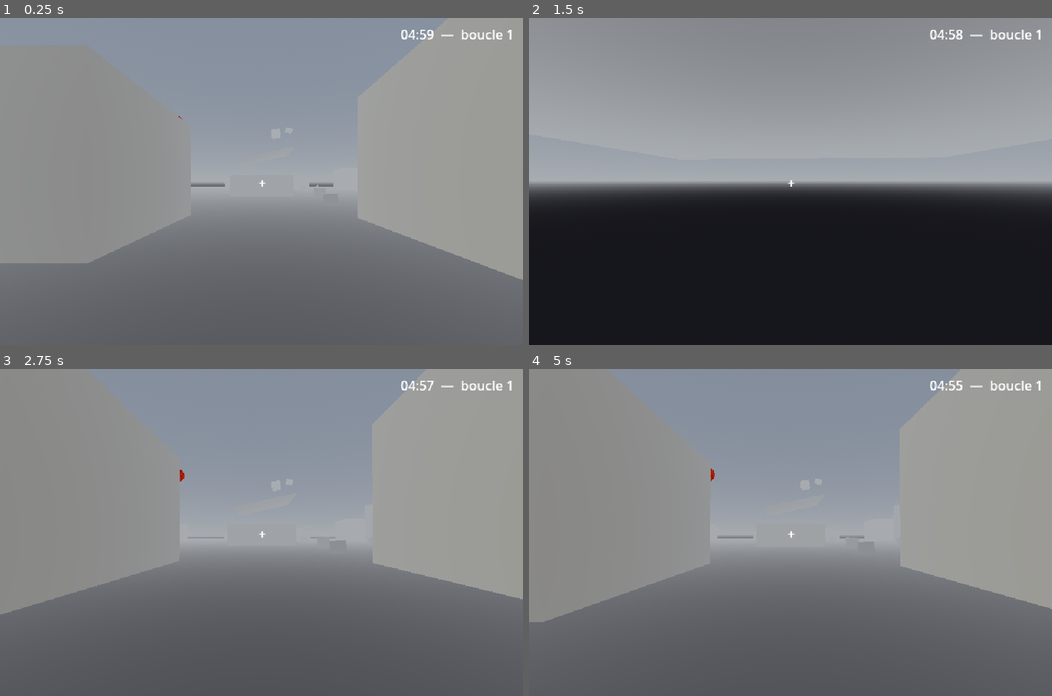
Above: before the commit, frames 1-4 (two rows, left to right).
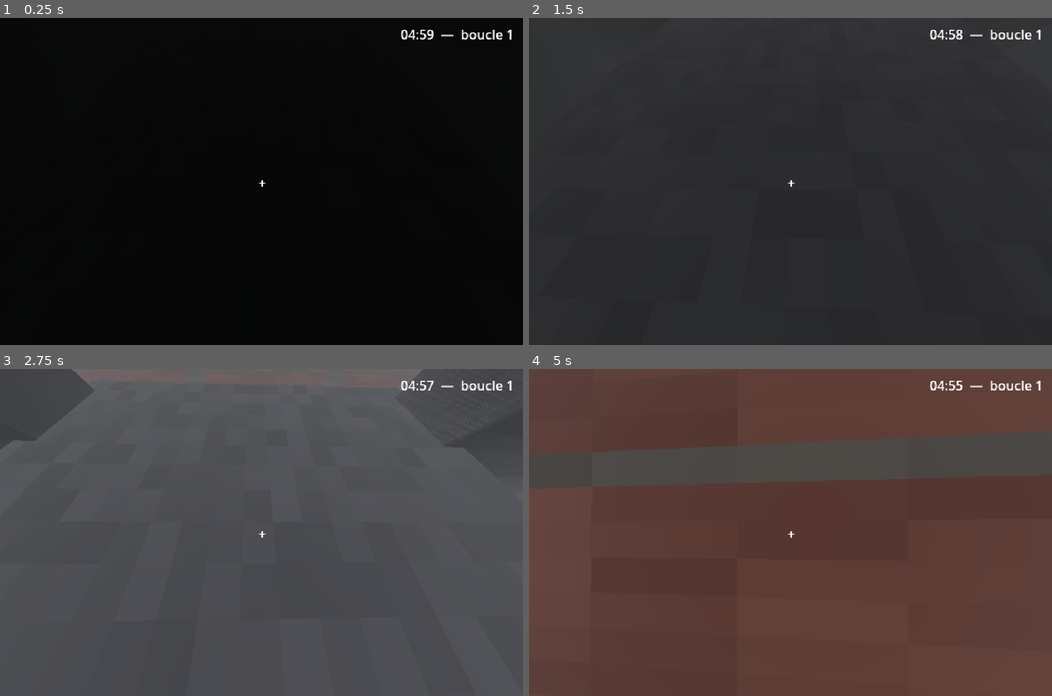
Above: after the commit, the same moments.

Repository: mikaJ7169/Skyburden
Game: Godot game, scene res://scenes/main.tscn
Two runs of this game, one before a commit and one after it. Both use one fixed random seed, a clock stepped at 60 frames per second and the inputs below.
Inputs (mouse positions are in pixels of both pictures, inside the frame that each line leads up to):
- Up to frame 1 (0.25 s): no input
- Up to frame 2 (1.5 s): tap Enter at 0.5, 1.35 s; move the mouse to (816, 181) at 0.52 s; hold W from 0.53 s (still down); tap E at 0.6 s; click (816, 181) at 0.67 s; tap Space at 0.77 s; move the mouse to (764, 181) at 1.27 s; click (764, 181) at 1.42 s
- Up to frame 3 (2.75 s): keep holding W; tap Space at 1.52 s; move the mouse to (271, 525) at 2.02 s; tap Keypad Enter at 2.1 s; click (271, 525) at 2.17 s
- Up to frame 4 (5 s): keep holding W; move the mouse to (785, 539) at 2.77 s; tap E at 2.85 s; click (785, 539) at 2.92 s; tap Space at 3.02, 3.77, 4.52 s; move the mouse to (827, 535) at 3.52 s; tap Enter at 3.6 s; click (827, 535) at 3.67 s; move the mouse to (748, 529) at 4.27 s; tap Keypad Enter at 4.35 s; click (748, 529) at 4.42 s

The runs differ from the first frame. In frame 1, 100% of the frame differs, in the area x 0-100%, y 0-100%; in frame 2, 53%; in frame 3, 73%; in frame 4, 100%.
Error before the commit: Cannot call method 'force_raycast_update' on a null value. (res://scripts/player.gd:38)
Error after the commit: Cannot call method 'force_raycast_update' on a null value. (res://scripts/player.gd:50)

Commit message:
Sous-sol de départ, collision explicite, textures procédurales, plus de props
- le joueur démarre dans le sous-sol (réveil fondu depuis le noir), prend la lampe à huile (E)
- rampe/escalier remontant par un puits jusqu'à Cendreval ; à chaque boucle, retour au sous-sol
- sol et bâtiments en StaticBody3D explicites (BoxShape3D) : plus de chute à travers le sol
- textures procédurales 64px (pierre, brique, béton, sol, bois, métal) en nearest
- Cendreval enrichie : lampadaires néon vert pâle, piliers, portes sans issue, gravats, débris flottants
- nouveau : scripts/builder.gd, scripts/textures.gd, scripts/oil_lamp.gd, scenes/zones/sous_sol.*
- player : lampe portée (OmniLight3D), floor_max_angle 60° pour la rampe
- HUD : fondu depuis le noir à chaque début de boucle
- gdparse + gdlint clean, 25 refs res:// résolues

Co-authored-by: mikaJ7169 <mikaJ7169@users.noreply.github.com>

Diff:
--- a/game/scenes/main.gd
+++ b/game/scenes/main.gd
@@ -1,13 +1,14 @@
 extends Node3D
 
 const PLAYER_SCENE := "res://scenes/player.tscn"
+const SOUS_SOL_SCENE := "res://scenes/zones/sous_sol.tscn"
 const CENDREVAL_SCENE := "res://scenes/zones/cendreval.tscn"
 const BEN_SCENE := "res://scenes/npc/ben.tscn"
 const HUD_SCENE := "res://scenes/ui/hud.tscn"
 const SKY_MANAGER_SCRIPT := "res://scripts/sky_manager.gd"
 
-const PLAYER_SPAWN := Vector3(0.0, 1.2, 40.0)
-const BEN_POSITION := Vector3(0.0, 0.0, 0.0)
+const PLAYER_SPAWN := Vector3(0.0, -7.5, 9.0)
+const BEN_POSITION := Vector3(0.0, 0.0, -6.0)
 
 var _env: Environment
 var _sky_mat: ProceduralSkyMaterial
@@ -15,6 +16,8 @@
 func _ready() -> void:
 	_build_environment()
 	_build_light()
+	var sous_sol: Node3D = load(SOUS_SOL_SCENE).instantiate()
+	add_child(sous_sol)
 	var cendreval: Node3D = load(CENDREVAL_SCENE).instantiate()
 	add_child(cendreval)
 	var ben: Node3D = load(BEN_SCENE).instantiate()
@@ -44,7 +47,7 @@
 	_env.sky = sky
 	_env.ambient_light_source = Environment.AMBIENT_SOURCE_COLOR
 	_env.ambient_light_color = Color(0.55, 0.56, 0.60)
-	_env.ambient_light_energy = 0.5
+	_env.ambient_light_energy = 0.45
 	_env.fog_enabled = true
 	_env.fog_light_color = Color(0.66, 0.68, 0.70)
 	_env.fog_density = 0.045
@@ -57,6 +60,6 @@
 func _build_light() -> void:
 	var sun := DirectionalLight3D.new()
 	sun.rotation = Vector3(-0.9, -0.6, 0.0)
-	sun.light_energy = 0.7
+	sun.light_energy = 0.8
 	sun.shadow_enabled = false
 	add_child(sun)
--- a/game/scenes/player.tscn
+++ b/game/scenes/player.tscn
@@ -7,6 +7,7 @@
 height = 1.8
 
 [node name="Player" type="CharacterBody3D"]
+floor_max_angle = 1.0472
 script = ExtResource("1")
 
 [node name="CollisionShape3D" type="CollisionShape3D" parent="."]
@@ -20,3 +21,10 @@
 
 [node name="RayCast3D" type="RayCast3D" parent="Player/Camera3D"]
 target_position = Vector3(0, 0, -3.5)
+
+[node name="LampLight" type="OmniLight3D" parent="."]
+transform = Transform3D(1, 0, 0, 0, 1, 0, 0, 0, 1, 0, 1.6, 0)
+light_color = Color(1, 0.8, 0.55, 1)
+light_energy = 0.0
+omni_range = 10.0
+omni_attenuation = 1.5
--- a/game/scenes/ui/hud.gd
+++ b/game/scenes/ui/hud.gd
@@ -7,9 +7,17 @@
 var _box: PanelContainer
 var _speaker: Label
 var _text: Label
+var _fade: ColorRect
 
 func _ready() -> void:
 	GameState.register_ui(self)
+	_fade = ColorRect.new()
+	_fade.color = Color(0, 0, 0)
+	_fade.modulate.a = 1.0
+	_fade.mouse_filter = Control.MOUSE_FILTER_IGNORE
+	_fade.set_anchors_preset(Control.PRESET_FULL_RECT)
+	add_child(_fade)
+	LoopManager.loop_started.connect(_on_loop_started)
 	_timer = Label.new()
 	_timer.set_anchors_preset(Control.PRESET_TOP_RIGHT)
 	_timer.position = Vector2(-150, 8)
@@ -39,6 +47,11 @@
 	var s := int(LoopManager.remaining_seconds())
 	_timer.text = "%02d:%02d  —  boucle %d" % [s / 60, s % 60, GameState.loop_count]
 
+func _on_loop_started(_index: int) -> void:
+	_fade.modulate.a = 1.0
+	var tween := create_tween()
+	tween.tween_property(_fade, "modulate:a", 0.0, 3.0)
+
 func play_dialogue(speaker_name: String, lines: Array) -> void:
 	dialogue_active = true
 	Input.set_mouse_mode(Input.MOUSE_MODE_VISIBLE)
--- a/game/scenes/zones/cendreval.gd
+++ b/game/scenes/zones/cendreval.gd
@@ -1,64 +1,84 @@
 extends Node3D
 
+const Builder := preload("res://scripts/builder.gd")
+const Tex := preload("res://scripts/textures.gd")
+
 const CITY_HALF := 58.0
+const SHAFT_MIN := Vector2(-2.0, 2.0)
+const SHAFT_MAX := Vector2(2.0, 8.0)
 const BLOCK_POSITIONS := [10.0, 30.0, 50.0, -10.0, -30.0, -50.0]
-const PALETTE := [
-	Color(0.40, 0.40, 0.43),
-	Color(0.48, 0.47, 0.45),
-	Color(0.58, 0.57, 0.53),
-	Color(0.34, 0.36, 0.34),
-	Color(0.52, 0.50, 0.44),
-]
 const RED := Color(0.62, 0.10, 0.07)
-const GROUND := Color(0.23, 0.23, 0.26)
-const RUBBLE := Color(0.30, 0.30, 0.32)
+const NEON := Color(0.55, 0.85, 0.65)
 
 var _rng := RandomNumberGenerator.new()
 var _materials := {}
+var _tex := {}
 
 func _ready() -> void:
 	_rng.seed = 2200
+	_tex = {
+		"stone": Tex.make_stone(),
+		"brick": Tex.make_brick(),
+		"concrete": Tex.make_concrete(),
+		"floor": Tex.make_floor(),
+		"wood": Tex.make_wood(),
+		"metal": Tex.make_metal(),
+	}
 	_build_ground()
 	_build_auberge()
 	_build_blocks()
+	_build_lamps()
+	_build_pillars()
+	_build_doors()
+	_build_rubble()
 	_build_border()
-	_build_debris()
+	_build_floating()
 
-func _mat(color: Color, emission := false) -> StandardMaterial3D:
-	var key := color.to_html() + ("|e" if emission else "")
+func _mat(tint: Color, tex_name := "", emission := false) -> StandardMaterial3D:
+	var key := tint.to_html() + "|" + tex_name + ("|e" if emission else "")
 	if not _materials.has(key):
 		var m := StandardMaterial3D.new()
-		m.shading_mode = BaseMaterial3D.SHADING_MODE_UNSHADED
-		m.albedo_color = color
 		m.texture_filter = BaseMaterial3D.TEXTURE_FILTER_NEAREST
+		m.roughness = 1.0
+		m.albedo_color = tint
+		if tex_name != "" and _tex.has(tex_name):
+			m.albedo_texture = _tex[tex_name]
 		if emission:
+			m.shading_mode = BaseMaterial3D.SHADING_MODE_UNSHADED
 			m.emission_enabled = true
-			m.emission = color
+			m.emission = tint
 			m.emission_energy_multiplier = 1.5
 		_materials[key] = m
 	return _materials[key]
 
-func _box(pos: Vector3, size: Vector3, color: Color, emission := false, tilt := 0.0) -> CSGBox3D:
-	var b := CSGBox3D.new()
-	b.size = size
-	b.position = pos
-	b.material = _mat(color, emission)
-	if tilt != 0.0:
-		b.rotation.z = tilt
-	add_child(b)
-	return b
+func _box(
+	pos: Vector3, size: Vector3, tint: Color, tex_name := "", emission := false, rot := Vector3.ZERO
+) -> StaticBody3D:
+	return Builder.box(self, pos, size, _mat(tint, tex_name, emission), rot)
+
+func _in_shaft(x: float, z: float, margin: float) -> bool:
+	var in_x := x >= SHAFT_MIN.x - margin and x <= SHAFT_MAX.x + margin
+	var in_z := z >= SHAFT_MIN.y - margin and z <= SHAFT_MAX.y + margin
+	return in_x and in_z
 
 func _build_ground() -> void:
-	_box(Vector3(0, -0.5, 0), Vector3(CITY_HALF * 2.0, 1.0, CITY_HALF * 2.0), GROUND)
+	var t := Color(0.85, 0.85, 0.87)
+	Builder.box(self, Vector3(0, -0.5, -28.0), Vector3(116.0, 1.0, 60.0), _mat(t, "floor"))
+	Builder.box(self, Vector3(0, -0.5, 33.0), Vector3(116.0, 1.0, 50.0), _mat(t, "floor"))
+	Builder.box(self, Vector3(-30.0, -0.5, 5.0), Vector3(56.0, 1.0, 6.0), _mat(t, "floor"))
+	Builder.box(self, Vector3(30.0, -0.5, 5.0), Vector3(56.0, 1.0, 6.0), _mat(t, "floor"))
 
 func _build_auberge() -> void:
+	var cz := -6.0
 	var h := 3.5
-	var color: Color = PALETTE[1]
-	_box(Vector3(0, h / 2.0, -5.0), Vector3(10.0, h, 0.6), color)
-	_box(Vector3(0, h / 2.0, 5.0), Vector3(10.0, h, 0.6), color)
-	_box(Vector3(-5.0, h / 2.0, 0), Vector3(0.6, h, 10.0), color)
-	_box(Vector3(5.0, h / 2.0, 0), Vector3(0.6, h, 10.0), color)
-	_box(Vector3(0.4, 7.0, -0.6), Vector3(10.0, 0.4, 10.0), PALETTE[0], false, 0.22)
+	var wall := _mat(Color(0.85, 0.82, 0.78), "brick")
+	Builder.box(self, Vector3(0, h / 2.0, cz - 5.0), Vector3(10.0, h, 0.6), wall)
+	Builder.box(self, Vector3(0, h / 2.0, cz + 5.0), Vector3(10.0, h, 0.6), wall)
+	Builder.box(self, Vector3(-5.0, h / 2.0, cz), Vector3(0.6, h, 10.0), wall)
+	Builder.box(self, Vector3(5.0, h / 2.0, cz), Vector3(0.6, h, 10.0), wall)
+	var slab_mat := _mat(Color(0.5, 0.5, 0.52), "concrete")
+	var slab_pos := Vector3(0.4, 7.0, cz - 0.6)
+	Builder.box(self, slab_pos, Vector3(10.0, 0.4, 10.0), slab_mat, Vector3(0, 0, 0.22))
 
 func _build_blocks() -> void:
 	for bx: float in BLOCK_POSITIONS:
@@ -67,36 +87,88 @@
 				continue
 			if _rng.randf() < 0.25:
 				continue
-			var w := _rng.randf_range(8.0, 12.0)
-			var d := _rng.randf_range(8.0, 12.0)
-			var h := _rng.randf_range(5.0, 13.0)
+			var w: float = _rng.randf_range(8.0, 12.0)
+			var d: float = _rng.randf_range(8.0, 12.0)
+			var h: float = _rng.randf_range(5.0, 13.0)
 			var px: float = bx + _rng.randf_range(-1.0, 1.0)
 			var pz: float = bz + _rng.randf_range(-1.0, 1.0)
-			var color: Color = PALETTE[_rng.randi_range(0, PALETTE.size() - 1)]
+			var tex_name := "stone" if _rng.randf() < 0.7 else "brick"
+			var tint := Color(0.85, 0.84, 0.82) if tex_name == "stone" else Color(0.9, 0.85, 0.82)
 			var ruined := _rng.randf() < 0.4
 			if ruined:
 				h *= 0.45
-			var tilt := 0.0
+			var rot := Vector3.ZERO
 			if ruined:
-				tilt = _rng.randf_range(-0.1, 0.1)
-			_box(Vector3(px, h / 2.0, pz), Vector3(w, h, d), color, false, tilt)
+				rot = Vector3(0, 0, _rng.randf_range(-0.1, 0.1))
+			_box(Vector3(px, h / 2.0, pz), Vector3(w, h, d), tint, tex_name, false, rot)
 			if ruined:
 				var slab_pos := Vector3(px + w * 0.4, h + 1.2, pz - d * 0.3)
-				var slab_tilt := _rng.randf_range(-0.3, 0.3)
-				_box(slab_pos, Vector3(w * 0.6, 0.4, d * 0.6), PALETTE[0], false, slab_tilt)
+				var slab_rot := Vector3(0, 0, _rng.randf_range(-0.3, 0.3))
+				var slab_tint := Color(0.6, 0.6, 0.62)
+				_box(slab_pos, Vector3(w * 0.6, 0.4, d * 0.6), slab_tint, "concrete", false, slab_rot)
+
+func _build_lamps() -> void:
+	var spots := [
+		Vector2(20, 20), Vector2(-20, 20), Vector2(20, -20), Vector2(-20, -20),
+		Vector2(40, 0), Vector2(-40, 0), Vector2(0, 40), Vector2(0, -40),
+		Vector2(40, 40), Vector2(-40, -40), Vector2(40, -40), Vector2(-40, 40),
+	]
+	for s in spots:
+		_box(Vector3(s.x, 2.25, s.y), Vector3(0.18, 4.5, 0.18), Color(0.5, 0.52, 0.56), "metal")
+		_box(Vector3(s.x, 4.6, s.y), Vector3(0.55, 0.3, 0.55), NEON, "", true)
+
+func _build_pillars() -> void:
+	var spots := [
+		Vector2(0, -20), Vector2(0, 20), Vector2(-20, 0),
+		Vector2(20, 0), Vector2(-40, 0), Vector2(40, 0),
+	]
+	for s in spots:
+		if _in_shaft(s.x, s.y, 2.0):
+			continue
+		_box(Vector3(s.x, 3.0, s.y), Vector3(1.2, 6.0, 1.2), Color(0.7, 0.7, 0.72), "concrete")
+
+func _build_doors() -> void:
+	_make_door(Vector3(0, 0, -30), Vector3(0, PI / 2.0, 0))
+	_make_door(Vector3(30, 0, 0), Vector3.ZERO)
+
+func _make_door(pos: Vector3, rot: Vector3) -> void:
+	var pivot := Node3D.new()
+	pivot.position = pos
+	pivot.rotation = rot
+	add_child(pivot)
+	var jamb := _mat(Color(0.8, 0.79, 0.76), "concrete")
+	var door := _mat(Color(0.9, 0.85, 0.75), "wood")
+	Builder.box(pivot, Vector3(-0.95, 1.5, 0), Vector3(0.3, 3.0, 0.4), jamb)
+	Builder.box(pivot, Vector3(0.95, 1.5, 0), Vector3(0.3, 3.0, 0.4), jamb)
+	Builder.box(pivot, Vector3(0, 3.1, 0), Vector3(2.2, 0.4, 0.4), jamb)
+	Builder.box(pivot, Vector3(0, 1.35, 0), Vector3(1.7, 2.7, 0.12), door)
+
+func _build_rubble() -> void:
+	for i in range(10):
+		var cx := _rng.randf_range(-52.0, 52.0)
+		var cz := _rng.randf_range(-52.0, 52.0)
+		if _in_shaft(cx, cz, 2.0):
+			continue
+		for j in range(5):
+			var s := _rng.randf_range(0.4, 1.3)
+			var dx := _rng.randf_range(-1.2, 1.2)
+			var dz := _rng.randf_range(-1.2, 1.2)
+			var tilt := Vector3(0, 0, _rng.randf_range(-0.5, 0.5))
+			var tint := Color(0.55, 0.55, 0.57)
+			_box(Vector3(cx + dx, s / 2.0, cz + dz), Vector3(s, s, s), tint, "concrete", false, tilt)
 
 func _build_border() -> void:
 	var len := CITY_HALF * 2.0
-	_box(Vector3(0, 0.15, -CITY_HALF), Vector3(len, 0.3, 0.4), RED, true)
-	_box(Vector3(0, 0.15, CITY_HALF), Vector3(len, 0.3, 0.4), RED, true)
-	_box(Vector3(-CITY_HALF, 0.15, 0), Vector3(0.4, 0.3, len), RED, true)
-	_box(Vector3(CITY_HALF, 0.15, 0), Vector3(0.4, 0.3, len), RED, true)
+	_box(Vector3(0, 0.15, -CITY_HALF), Vector3(len, 0.3, 0.4), RED, "", true)
+	_box(Vector3(0, 0.15, CITY_HALF), Vector3(len, 0.3, 0.4), RED, "", true)
+	_box(Vector3(-CITY_HALF, 0.15, 0), Vector3(0.4, 0.3, len), RED, "", true)
+	_box(Vector3(CITY_HALF, 0.15, 0), Vector3(0.4, 0.3, len), RED, "", true)
 	for i in range(14):
 		var side := _rng.randi_range(0, 3)
 		var along := _rng.randf_range(-CITY_HALF, CITY_HALF)
 		var y := _rng.randf_range(10.0, 48.0)
+		var out := _rng.randf_range(2.0, 14.0)
 		var pos := Vector3.ZERO
-		var out := _rng.randf_range(2.0, 14.0)
 		match side:
 			0:
 				pos = Vector3(along, y, -CITY_HALF - out)
@@ -107,13 +179,18 @@
 			3:
 				pos = Vector3(CITY_HALF + out, y, along)
 		var s := _rng.randf_range(1.5, 5.0)
-		var chunk_color: Color = PALETTE[_rng.randi_range(0, PALETTE.size() - 1)]
-		var chunk_tilt := _rng.randf_range(-0.4, 0.4)
-		_box(pos, Vector3(s, s * _rng.randf_range(0.5, 1.0), s), chunk_color, false, chunk_tilt)
+		var tint := Color(0.6, 0.6, 0.62)
+		var tilt := Vector3(0, 0, _rng.randf_range(-0.4, 0.4))
+		_box(pos, Vector3(s, s * _rng.randf_range(0.5, 1.0), s), tint, "concrete", false, tilt)
 
-func _build_debris() -> void:
-	for i in range(30):
-		var s := _rng.randf_range(0.4, 1.6)
-		var dx := _rng.randf_range(-CITY_HALF + 2.0, CITY_HALF - 2.0)
-		var dz := _rng.randf_range(-CITY_HALF + 2.0, CITY_HALF - 2.0)
-		_box(Vector3(dx, s / 2.0, dz), Vector3(s, s, s), RUBBLE, false, _rng.randf_range(-0.5, 0.5))
+func _build_floating() -> void:
+	for i in range(3):
+		var s := _rng.randf_range(2.0, 4.0)
+		var x := _rng.randf_range(-40.0, 40.0)
+		var z := _rng.randf_range(-40.0, 40.0)
+		if _in_shaft(x, z, 3.0):
+			continue
+		var tilt := Vector3(0, 0, _rng.randf_range(-0.4, 0.4))
+		var y := _rng.randf_range(18.0, 30.0)
+		var tint := Color(0.6, 0.6, 0.62)
+		_box(Vector3(x, y, z), Vector3(s, s * 0.6, s), tint, "concrete", false, tilt)
--- /dev/null
+++ b/game/scenes/zones/sous_sol.gd
@@ -0,0 +1,78 @@
+extends Node3D
+
+const Builder := preload("res://scripts/builder.gd")
+const Tex := preload("res://scripts/textures.gd")
+const OilLamp := preload("res://scripts/oil_lamp.gd")
+
+const FLOOR_Y := -8.0
+const ROOM_MIN := Vector2(-6.0, -2.0)
+const ROOM_MAX := Vector2(6.0, 10.0)
+const SHAFT_MIN := Vector2(-2.0, 2.0)
+const SHAFT_MAX := Vector2(2.0, 8.0)
+
+var _materials := {}
+
+func _ready() -> void:
+	_build_room()
+	_build_ramp()
+	_build_lamp()
+
+func _mat(tint: Color, tex: ImageTexture) -> StandardMaterial3D:
+	var key := tint.to_html()
+	if not _materials.has(key):
+		var m := StandardMaterial3D.new()
+		m.texture_filter = BaseMaterial3D.TEXTURE_FILTER_NEAREST
+		m.roughness = 1.0
+		m.albedo_color = tint
+		m.albedo_texture = tex
+		_materials[key] = m
+	return _materials[key]
+
+func _build_room() -> void:
+	var wall_tex := Tex.make_concrete()
+	var wall := _mat(Color(0.55, 0.55, 0.58), wall_tex)
+	var floor_mat := _mat(Color(0.5, 0.5, 0.52), Tex.make_floor())
+	var ceil := _mat(Color(0.45, 0.45, 0.48), wall_tex)
+	var w := ROOM_MAX.x - ROOM_MIN.x
+	var d := ROOM_MAX.y - ROOM_MIN.y
+	var cx := (ROOM_MIN.x + ROOM_MAX.x) / 2.0
+	var cz := (ROOM_MIN.y + ROOM_MAX.y) / 2.0
+	Builder.box(self, Vector3(cx, FLOOR_Y - 0.5, cz), Vector3(w + 1.2, 1.0, d + 1.2), floor_mat)
+	var h := -FLOOR_Y
+	Builder.box(self, Vector3(cx, -4.0, ROOM_MIN.y), Vector3(w + 1.2, h, 0.6), wall)
+	Builder.box(self, Vector3(cx, -4.0, ROOM_MAX.y), Vector3(w + 1.2, h, 0.6), wall)
+	Builder.box(self, Vector3(ROOM_MIN.x, -4.0, cz), Vector3(0.6, h, d), wall)
+	Builder.box(self, Vector3(ROOM_MAX.x, -4.0, cz), Vector3(0.6, h, d), wall)
+	var shaft_cz := (SHAFT_MIN.y + SHAFT_MAX.y) / 2.0
+	var shaft_sz := SHAFT_MAX.y - SHAFT_MIN.y
+	var north_cz := (ROOM_MIN.y + SHAFT_MIN.y) / 2.0
+	var north_sz := SHAFT_MIN.y - ROOM_MIN.y
+	Builder.box(self, Vector3(cx, -0.5, north_cz), Vector3(w + 1.2, 1.0, north_sz), ceil)
+	var south_cz := (SHAFT_MAX.y + ROOM_MAX.y) / 2.0
+	var south_sz := ROOM_MAX.y - SHAFT_MAX.y
+	Builder.box(self, Vector3(cx, -0.5, south_cz), Vector3(w + 1.2, 1.0, south_sz), ceil)
+	var west_cx := (ROOM_MIN.x + SHAFT_MIN.x) / 2.0
+	var west_sx := SHAFT_MIN.x - ROOM_MIN.x
+	Builder.box(self, Vector3(west_cx, -0.5, shaft_cz), Vector3(west_sx, 1.0, shaft_sz), ceil)
+	var east_cx := (SHAFT_MAX.x + ROOM_MAX.x) / 2.0
+	var east_sx := ROOM_MAX.x - SHAFT_MAX.x
+	Builder.box(self, Vector3(east_cx, -0.5, shaft_cz), Vector3(east_sx, 1.0, shaft_sz), ceil)
+	var crate := _mat(Color(0.7, 0.6, 0.45), Tex.make_wood())
+	Builder.box(self, Vector3(-4.5, FLOOR_Y + 0.5, 0.5), Vector3(1.0, 1.0, 1.0), crate)
+
+func _build_ramp() -> void:
+	var run := SHAFT_MAX.y - SHAFT_MIN.y
+	var rise := -FLOOR_Y
+	var length := sqrt(run * run + rise * rise)
+	var angle := atan2(rise, run)
+	var center_z := (SHAFT_MIN.y + SHAFT_MAX.y) / 2.0
+	var ramp := _mat(Color(0.6, 0.6, 0.62), Tex.make_concrete())
+	var width := SHAFT_MAX.x - SHAFT_MIN.x + 0.4
+	var ramp_pos := Vector3(0, FLOOR_Y + rise / 2.0, center_z)
+	var ramp_size := Vector3(width, 0.4, length + 0.4)
+	Builder.box(self, ramp_pos, ramp_size, ramp, Vector3(angle, 0, 0))
+
+func _build_lamp() -> void:
+	var lamp := OilLamp.new()
+	lamp.position = Vector3(-4.5, FLOOR_Y + 1.0, 0.5)
+	add_child(lamp)
--- /dev/null
+++ b/game/scenes/zones/sous_sol.tscn
@@ -0,0 +1,6 @@
+[gd_scene load_steps=2 format=3]
+
+[ext_resource type="Script" path="res://scenes/zones/sous_sol.gd" id="1"]
+
+[node name="SousSol" type="Node3D"]
+script = ExtResource("1")
--- /dev/null
+++ b/game/scripts/builder.gd
@@ -0,0 +1,21 @@
+extends RefCounted
+
+static func box(
+	parent: Node, pos: Vector3, size: Vector3, material: Material, rot := Vector3.ZERO
+) -> StaticBody3D:
+	var body := StaticBody3D.new()
+	body.position = pos
+	body.rotation = rot
+	var mi := MeshInstance3D.new()
+	var bm := BoxMesh.new()
+	bm.size = size
+	mi.mesh = bm
+	mi.material_override = material
+	body.add_child(mi)
+	var col := CollisionShape3D.new()
+	var shape := BoxShape3D.new()
+	shape.size = size
+	col.shape = shape
+	body.add_child(col)
+	parent.add_child(body)
+	return body
--- a/game/scripts/npc.gd
+++ b/game/scripts/npc.gd
@@ -15,9 +15,9 @@
 
 func _build_visual() -> void:
 	var mat := StandardMaterial3D.new()
-	mat.shading_mode = BaseMaterial3D.SHADING_MODE_UNSHADED
+	mat.texture_filter = BaseMaterial3D.TEXTURE_FILTER_NEAREST
+	mat.roughness = 1.0
 	mat.albedo_color = body_color
-	mat.texture_filter = BaseMaterial3D.TEXTURE_FILTER_NEAREST
 	var capsule := CapsuleMesh.new()
 	capsule.radius = 0.32
 	capsule.height = 1.6
--- /dev/null
+++ b/game/scripts/oil_lamp.gd
@@ -0,0 +1,45 @@
+extends StaticBody3D
+
+func _ready() -> void:
+	add_to_group("world_state")
+	var flame := StandardMaterial3D.new()
+	flame.shading_mode = BaseMaterial3D.SHADING_MODE_UNSHADED
+	flame.albedo_color = Color(0.9, 0.7, 0.35)
+	flame.emission_enabled = true
+	flame.emission = Color(1.0, 0.65, 0.25)
+	flame.emission_energy_multiplier = 2.5
+	var flame_mesh := BoxMesh.new()
+	flame_mesh.size = Vector3(0.18, 0.26, 0.18)
+	var flame_mi := MeshInstance3D.new()
+	flame_mi.mesh = flame_mesh
+	flame_mi.material_override = flame
+	flame_mi.position = Vector3(0, 0.3, 0)
+	add_child(flame_mi)
+	var glass := StandardMaterial3D.new()
+	glass.shading_mode = BaseMaterial3D.SHADING_MODE_UNSHADED
+	glass.albedo_color = Color(0.75, 0.72, 0.6, 0.55)
+	glass.transparency = BaseMaterial3D.TRANSPARENCY_ALPHA
+	var body_mesh := BoxMesh.new()
+	body_mesh.size = Vector3(0.3, 0.4, 0.3)
+	var body := MeshInstance3D.new()
+	body.mesh = body_mesh
+	body.material_override = glass
+	body.position = Vector3(0, 0.2, 0)
+	add_child(body)
+	var col := CollisionShape3D.new()
+	var shape := BoxShape3D.new()
+	shape.size = Vector3(0.45, 0.5, 0.45)
+	col.shape = shape
+	col.position = Vector3(0, 0.25, 0)
+	add_child(col)
+
+func interact() -> void:
+	if not visible:
+		return
+	MemoryStore.set_flag(&"lampe_huile")
+	if GameState.player != null:
+		GameState.player.enable_lamp()
+	visible = false
+
+func on_loop_reset() -> void:
+	visible = true
--- a/game/scripts/player.gd
+++ b/game/scripts/player.gd
@@ -9,17 +9,29 @@
 
 @onready var _camera: Camera3D = $Camera3D
 @onready var _ray: RayCast3D = $Camera3D/RayCast3D
+@onready var _lamp_light: OmniLight3D = $LampLight
 
 func _ready() -> void:
 	GameState.register_player(self)
 	_spawn_position = global_position
 	_spawn_rotation = global_rotation
+	floor_max_angle = deg_to_rad(60.0)
 	Input.set_mouse_mode(Input.MOUSE_MODE_CAPTURED)
 
 func reset_to_spawn() -> void:
 	global_position = _spawn_position
 	global_rotation = _spawn_rotation
 	velocity = Vector3.ZERO
+	disable_lamp()
+
+func enable_lamp() -> void:
+	_lamp_light.light_energy = 1.2
+
+func disable_lamp() -> void:
+	_lamp_light.light_energy = 0.0
+
+func has_lamp() -> bool:
+	return _lamp_light.light_energy > 0.0
 
 func _unhandled_input(event: InputEvent) -> void:
 	if event is InputEventMouseMotion and Input.get_mouse_mode() == Input.MOUSE_MODE_CAPTURED:
--- /dev/null
+++ b/game/scripts/textures.gd
@@ -0,0 +1,47 @@
+extends RefCounted
+
+const SIZE := 64
+
+static func _rng(seed: int) -> RandomNumberGenerator:
+	var r := RandomNumberGenerator.new()
+	r.seed = seed
+	return r
+
+static func _shade(c: Color, n: float) -> Color:
+	return Color(clampf(c.r + n, 0.0, 1.0), clampf(c.g + n, 0.0, 1.0), clampf(c.b + n, 0.0, 1.0))
+
+static func _noise(seed: int, base: Color, jitter: float) -> ImageTexture:
+	var rng := _rng(seed)
+	var img := Image.create(SIZE, SIZE, false, Image.FORMAT_RGB8)
+	for y in range(SIZE):
+		for x in range(SIZE):
+			img.set_pixel(x, y, _shade(base, rng.randf_range(-jitter, jitter)))
+	return ImageTexture.create_from_image(img)
+
+static func _grid(seed: int, base: Color, line: Color, cell: int, jitter: float) -> ImageTexture:
+	var rng := _rng(seed)
+	var img := Image.create(SIZE, SIZE, false, Image.FORMAT_RGB8)
+	for y in range(SIZE):
+		for x in range(SIZE):
+			var on_line := y % cell == cell - 1 or x % cell == cell - 1
+			var c := line if on_line else base
+			img.set_pixel(x, y, _shade(c, rng.randf_range(-jitter, jitter)))
+	return ImageTexture.create_from_image(img)
+
+static func make_stone() -> ImageTexture:
+	return _grid(1101, Color(0.62, 0.60, 0.57), Color(0.36, 0.35, 0.34), 16, 0.06)
+
+static func make_brick() -> ImageTexture:
+	return _grid(2202, Color(0.52, 0.28, 0.22), Color(0.40, 0.38, 0.36), 8, 0.05)
+
+static func make_concrete() -> ImageTexture:
+	return _noise(3303, Color(0.48, 0.48, 0.50), 0.05)
+
+static func make_floor() -> ImageTexture:
+	return _grid(4404, Color(0.40, 0.40, 0.43), Color(0.26, 0.26, 0.28), 32, 0.05)
+
+static func make_wood() -> ImageTexture:
+	return _grid(5505, Color(0.45, 0.33, 0.20), Color(0.25, 0.18, 0.11), 16, 0.05)
+
+static func make_metal() -> ImageTexture:
+	return _noise(6606, Color(0.35, 0.36, 0.40), 0.06)
